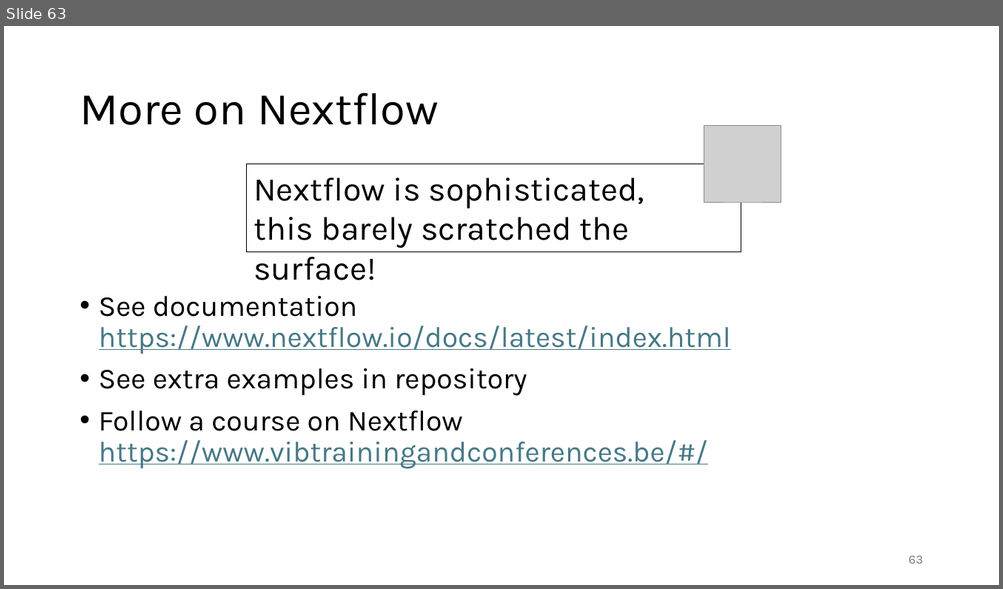
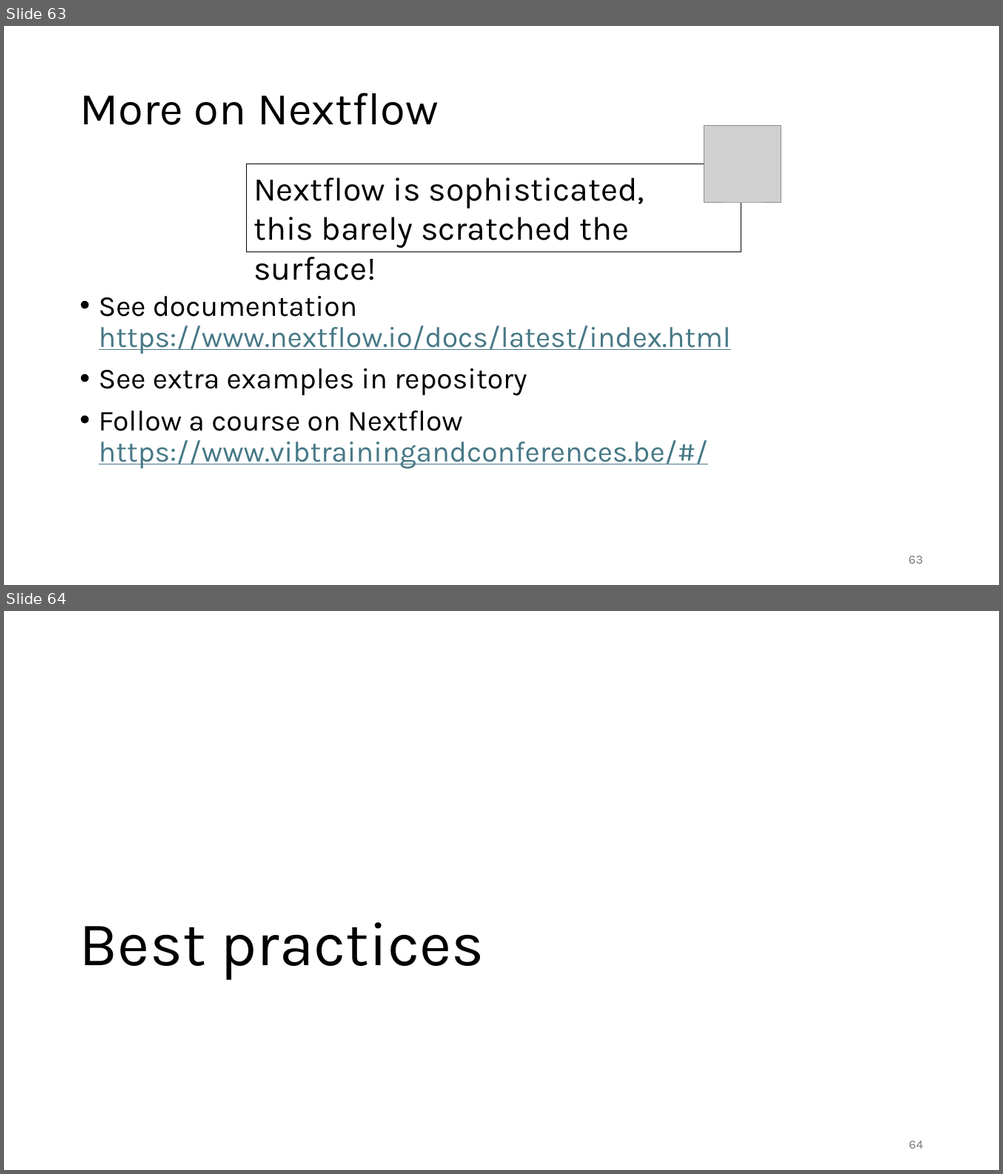
Before and after one commit to gjbex/Workflows-for-HPC, a slide deck: workflow_for_HPC.pptx. Shown one above the other, each under a label of ours: slide 63 before the commit, slides 63 and 64 after it. The pictures are 1003x589 and 1003x1174 pixels, drawn with LibreOffice and Linux fonts; fonts in the diff are those of the drawing; grey boxes stand for pictures. Boxes give left, top, right and bottom in pixels: in the first picture for what was removed or moved away, otherwise in the second. Text is boxed around its words. In the diff, an @@ line names an element or a change of style, - is before the commit and + after.

Commit message:
Add best practices slide

```diff
--- a/workflow_for_HPC.pptx
+++ b/workflow_for_HPC.pptx
@@ slide 64 added at (4, 611, 999, 1170), background #FFFFFF @@
@@ title added at (79, 923, 484, 980), 60 pt, text #000000 @@
+Best practices
@@ page number added at (908, 1141, 922, 1149), 12 pt, text #797979 @@
+64
```
Also in this commit, not shown: 1 other slide added.
